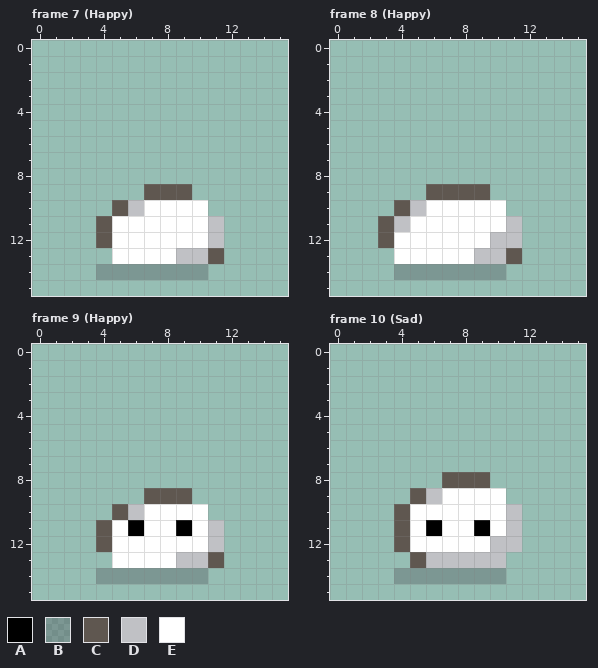
One commit to this pixel-art file: game/theslimeking/Assets/External/AssetStore/SlimeMec/_Art/Sprites/Characters/chr_whiteslime.aseprite. Above: the version before the commit.
16x16 pixels, 120 frames. Colours within 5 levels of each other are drawn and written as one. Shown: frame 7 (Happy), frame 8 (Happy), frame 9 (Happy), frame 10 (Sad). The old version is drawn lined up with the new one. The commit also changed other frames, which this record leaves out.
Visible layers, top first: "front", "shadow".
Palette (. is transparent): A #000000  B #2e222f40  C #5f5750  D #c0c1c5  E #ffffff
Pixels before, frame 7 (Happy), first column x 4:
 9 ...CCC..
10 .CDEEEE.
11 CEEEEEED
12 CEEEEEED
13 .EEEEDDC
14 BBBBBBB.
Pixels before, frame 8 (Happy), first column x 3:
 9 ...CCCC..
10 .CDEEEEE.
11 CDEEEEEED
12 CEEEEEEDD
13 .EEEEEDDC
14 .BBBBBBB.
Pixels before, frame 9 (Happy), first column x 4:
 9 ...CCC..
10 .CDEEEE.
11 CEAEEAED
12 CEEEEEED
13 .EEEEDDC
14 BBBBBBB.
Pixels before, frame 10 (Sad), first column x 4:
 8 ...CCC..
 9 .CDEEEE.
10 CEEEEEED
11 CEAEEAED
12 CEEEEEDD
13 .CDDDDD.
14 BBBBBBB.
The result:
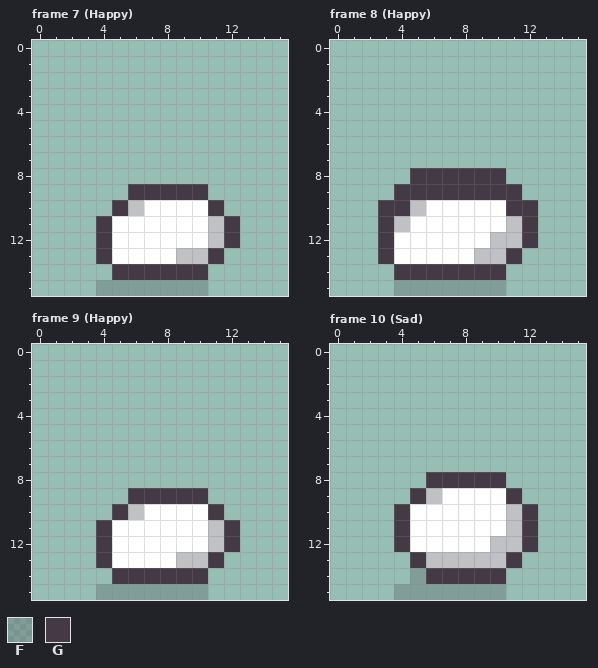
Colours new in this view: F #443a4540  G #443a45
Edits made:
whole drawing moved by +0,-1 (the old picture is shown already moved)
Changed rows in their new state; - is an unchanged pixel.
Frame 7 (Happy):
first column x 4:
 9 --GGGGG--
10 -G-----G-
11 G-------G
12 G-------G
13 G------G-
14 .GGGGGG--
15 FFFFFFF--
Frame 8 (Happy):
first column x 3:
 8 --GGGGGG--
 9 -GGGGGGGG-
10 GG------GG
11 G--------G
12 G--------G
13 G-------G-
14 -GGGGGGG--
15 -FFFFFFF--
Frame 9 (Happy):
first column x 4:
 9 --GGGGG--
10 -G-----G-
11 G-E--E--G
12 G-------G
13 G------G-
14 .GGGGGG--
15 FFFFFFF--
Frame 10 (Sad):
first column x 4:
 8 --GGGGG--
 9 -G-----G-
10 G-------G
11 G-E--E--G
12 G-------G
13 -G-----G-
14 .FGGGGG--
15 FFFFFFF--
Pixel boxes of the changes (left, top, right, bottom) in both pictures:
changed: (96, 184, 240, 296)
changed: (378, 168, 538, 296)
changed: (96, 488, 240, 600)
changed: (394, 472, 538, 600)
